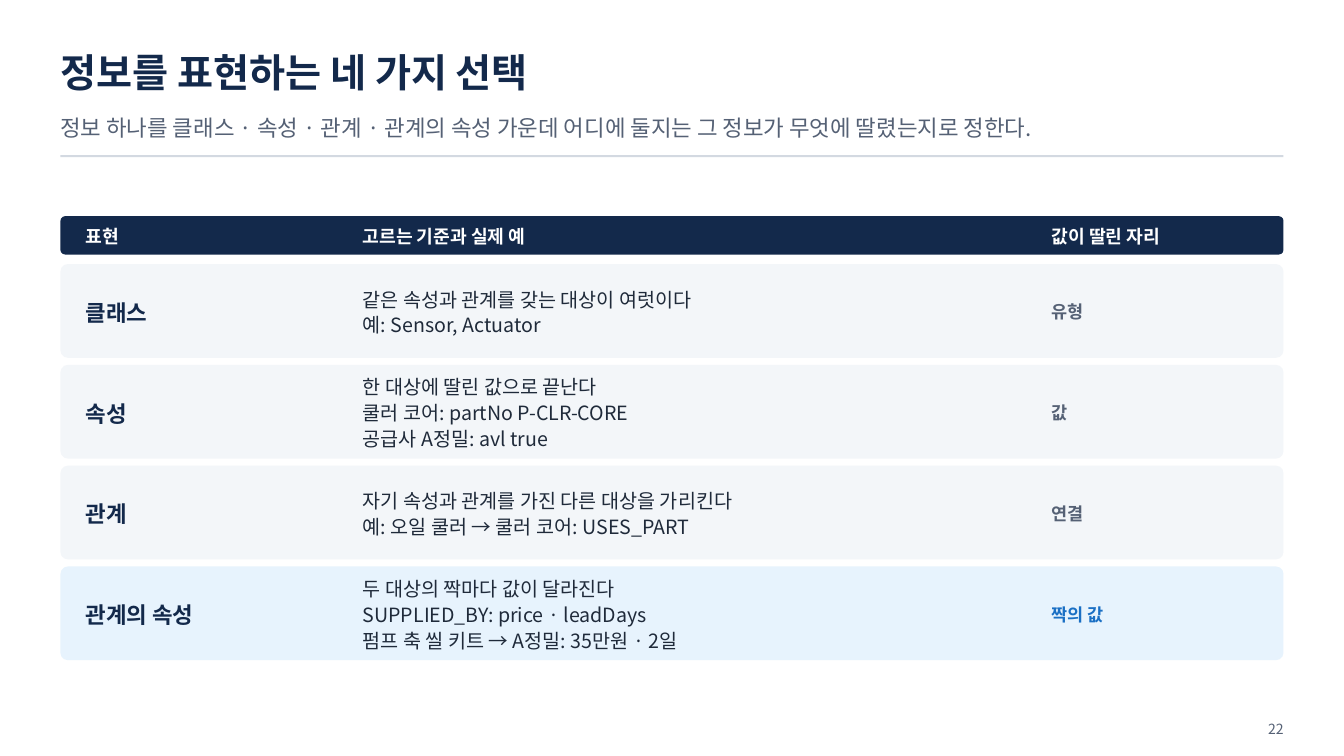
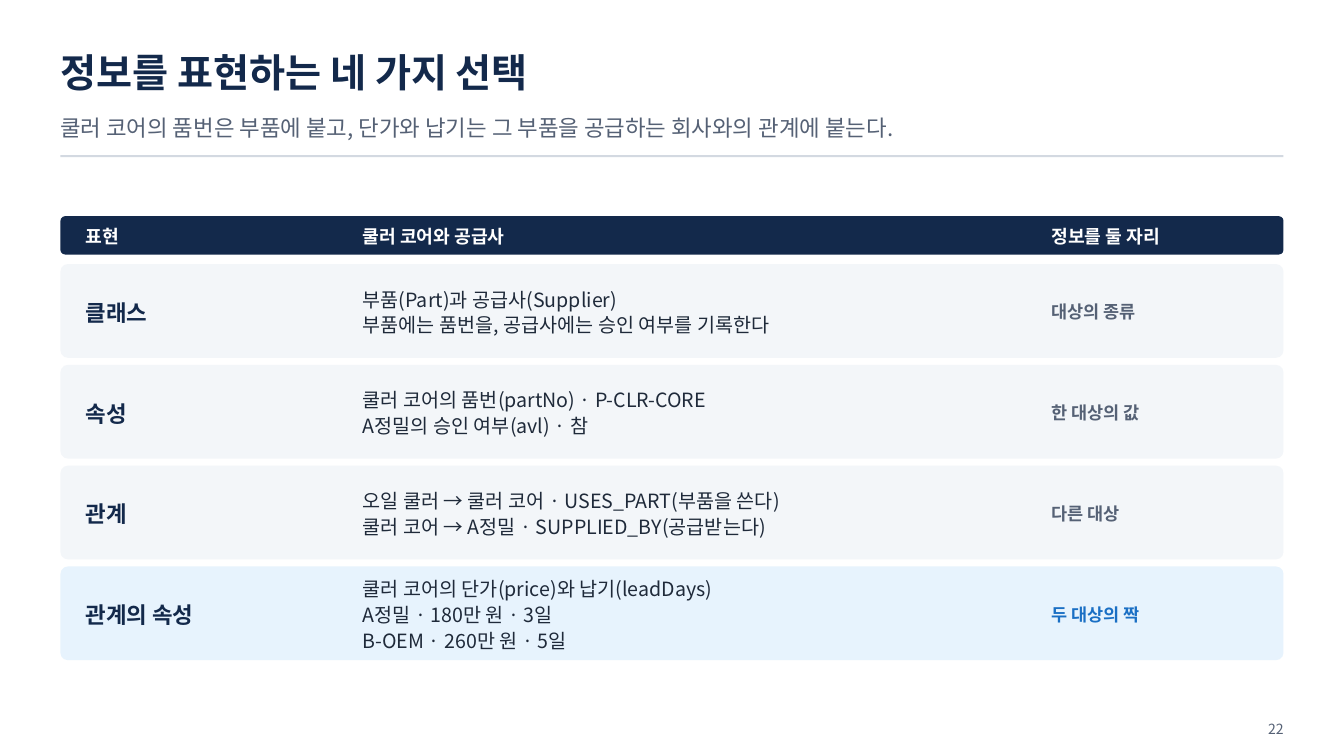
Before and after one commit to uengine-oss/hyd-iot-edu, a slide deck: slide 22 of workspace/강의제작/산출물/통합반/이론/02회차/통합반_02일차.pptx. Drawn at 1344x756 pixels with LibreOffice and Linux fonts; fonts in the diff are those of the drawing. Boxes give left, top, right and bottom in pixels: in the first picture for what was removed or moved away, otherwise in the second. Text is boxed around its words. In the diff, an @@ line names an element or a change of style, - is before the commit and + after.

Commit message:
통합반 온라인 2회차에서 상속·장치 유형·공급사별 견적을 화면으로 판별한다

```diff
--- a/workspace/강의제작/산출물/통합반/이론/02회차/통합반_02일차.pptx
+++ b/workspace/강의제작/산출물/통합반/이론/02회차/통합반_02일차.pptx
@@ text at box(60, 117, 893, 140): text changed @@
-정보 하나를 클래스 · 속성 · 관계 · 관계의 속성 가운데 어디에 둘지는 그 정보가 무엇에 딸렸는지로 정한다.
+쿨러 코어의 품번은 부품에 붙고, 단가와 납기는 그 부품을 공급하는 회사와의 관계에 붙는다.
@@ text at box(363, 227, 504, 245): text changed @@
-고르는 기준과 실제 예
+쿨러 코어와 공급사
@@ text at box(1051, 225, 1160, 249): text changed @@
-값이 딸린 자리
+정보를 둘 자리
@@ text at box(363, 290, 769, 336): text changed @@
-같은 속성과 관계를 갖는 대상이 여럿이다
-예: Sensor, Actuator
+부품(Part)과 공급사(Supplier)
+부품에는 품번을, 공급사에는 승인 여부를 기록한다
@@ text at box(1051, 303, 1136, 320): text changed @@
-유형
+대상의 종류
@@ text at box(363, 390, 706, 437): text changed @@
-한 대상에 딸린 값으로 끝난다
-쿨러 코어: partNo P-CLR-CORE
-공급사 A정밀: avl true
+쿨러 코어의 품번(partNo) · P-CLR-CORE
+A정밀의 승인 여부(avl) · 참
@@ text at box(1051, 404, 1140, 421): text changed @@
-값
+한 대상의 값
@@ text at box(363, 491, 780, 538): text changed @@
-자기 속성과 관계를 가진 다른 대상을 가리킨다
-예: 오일 쿨러 → 쿨러 코어: USES_PART
+오일 쿨러 → 쿨러 코어 · USES_PART(부품을 쓴다)
+쿨러 코어 → A정밀 · SUPPLIED_BY(공급받는다)
@@ text at box(1051, 505, 1120, 522): text changed @@
-연결
+다른 대상
@@ text at box(363, 579, 712, 650): text changed @@
-두 대상의 짝마다 값이 달라진다
-SUPPLIED_BY: price · leadDays
-펌프 축 씰 키트 → A정밀: 35만원 · 2일
+쿨러 코어의 단가(price)와 납기(leadDays)
+A정밀 · 180만 원 · 3일
+B-OEM · 260만 원 · 5일
@@ text at box(1051, 606, 1140, 623): text changed @@
-짝의 값
+두 대상의 짝
```
Also in this commit, not shown: 3 other slides changed, 5 other files.
